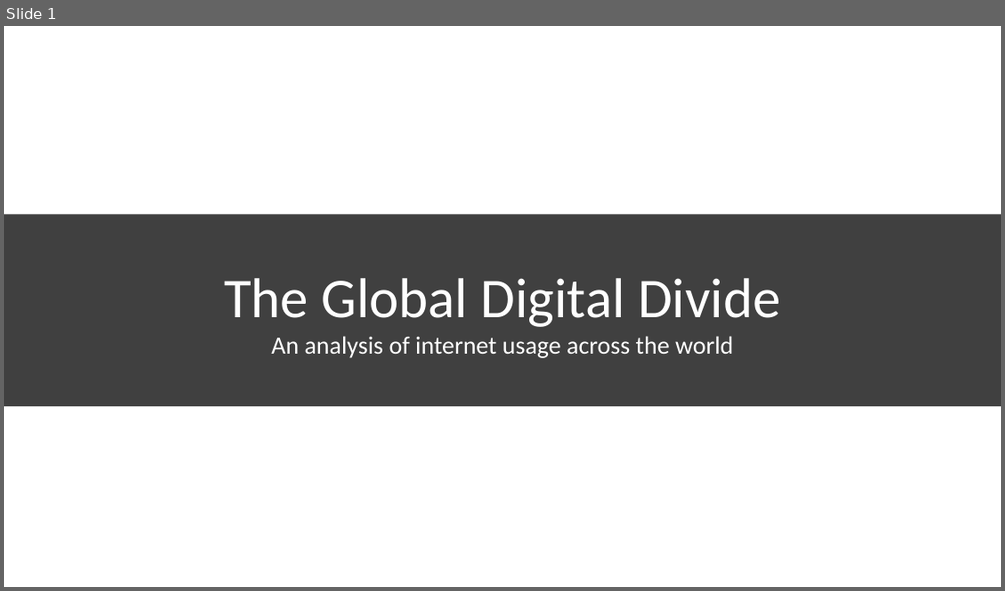
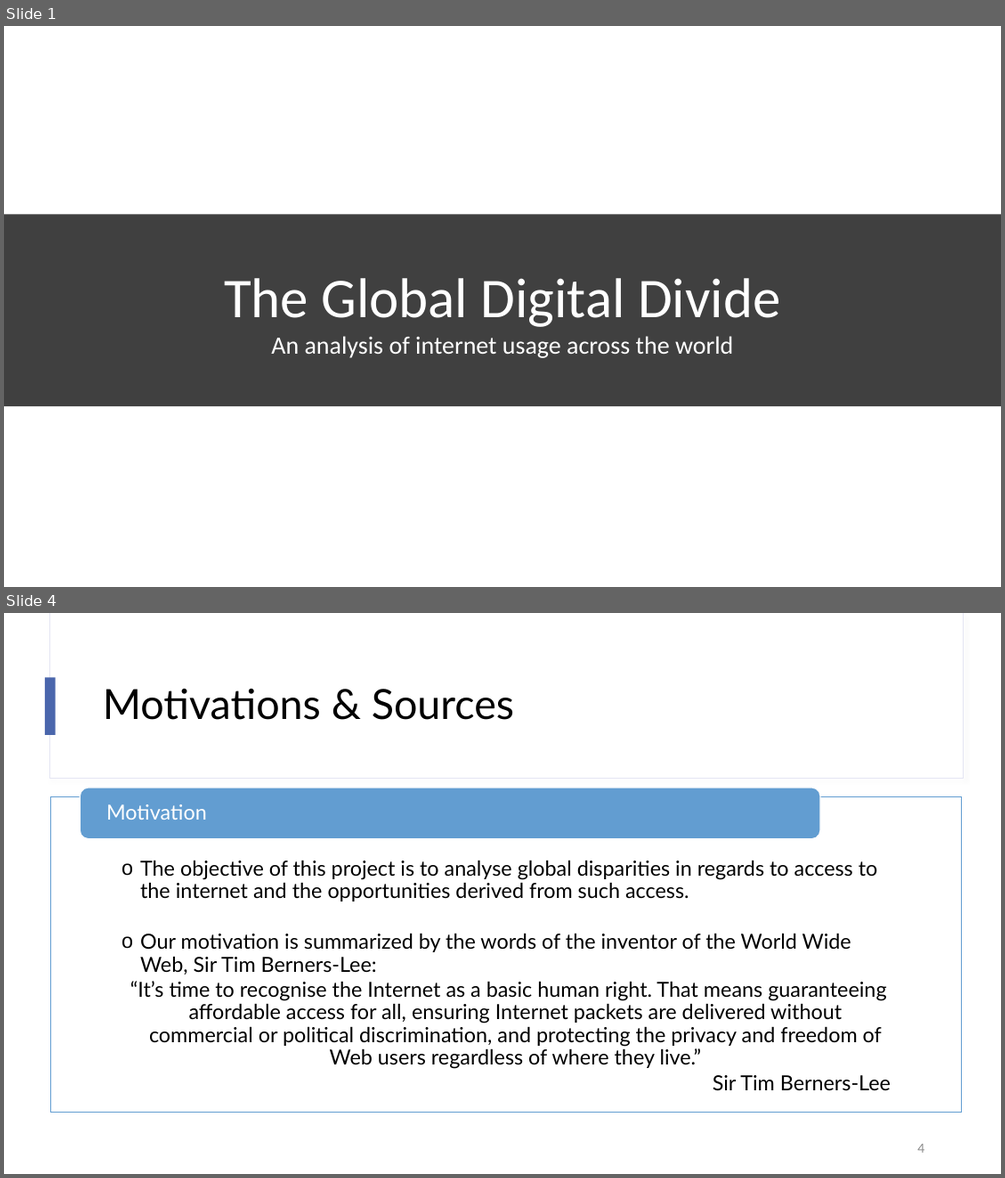
Before and after one commit to lujane-92/Team_Project_2, a slide deck: 03 - Presentation/Digital Disparity - Draft presentation.pptx. Shown one above the other, each under a label of ours: slide 1 before the commit, slides 1 and 4 after it; the slides between them are not shown. The pictures are 1005x591 and 1005x1178 pixels, drawn with LibreOffice and Linux fonts; fonts in the diff are those of the drawing; background and template pictures are left out. Boxes give left, top, right and bottom in pixels: in the first picture for what was removed or moved away, otherwise in the second. Text is boxed around its words. In the diff, an @@ line names an element or a change of style, - is before the commit and + after.

```diff
--- a/03 - Presentation/Digital Disparity - Draft presentation.pptx
+++ b/03 - Presentation/Digital Disparity - Draft presentation.pptx
@@ slide 4 added at (4,613,1001,1174), background #FFFFFF @@
@@ rectangle added at (49,613,963,779), fill #FFFFFF, outline #E4E5F3 0.75 pt @@
@@ rectangle added at (50,613,963,778), fill #FFFFFF @@
@@ rectangle added at (45,677,56,735), fill #4A66AC @@
@@ title added at (103,689,514,720), 40 pt, text #000000 @@
+Motivations & Sources
@@ group added at (51,787,962,1111): 2 texts, 1 rectangle, 1 rounded rectangle @@
+  o The objective of this project is to analyse global disparities in regards to access to the internet and the opportunities derived from such access.
+  o Our motivation is summarized by the words of the inventor of the World Wide Web, Sir Tim Berners-Lee:
+  “It’s time to recognise the Internet as a basic human right. That means guaranteeing affordable access for all, ensuring Internet packets are delivered without commercial or political discrimination, and protecting the privacy and freedom of Web users regardless of where they live.”
+  Sir Tim Berners-Lee
+Motivation
@@ page number added at (917,1143,924,1152), 12 pt, text #8C8C8C @@
+4
```
Also in this commit, not shown: 2 slides changed, 9 other slides added, 11 slides removed, 14 other files.
